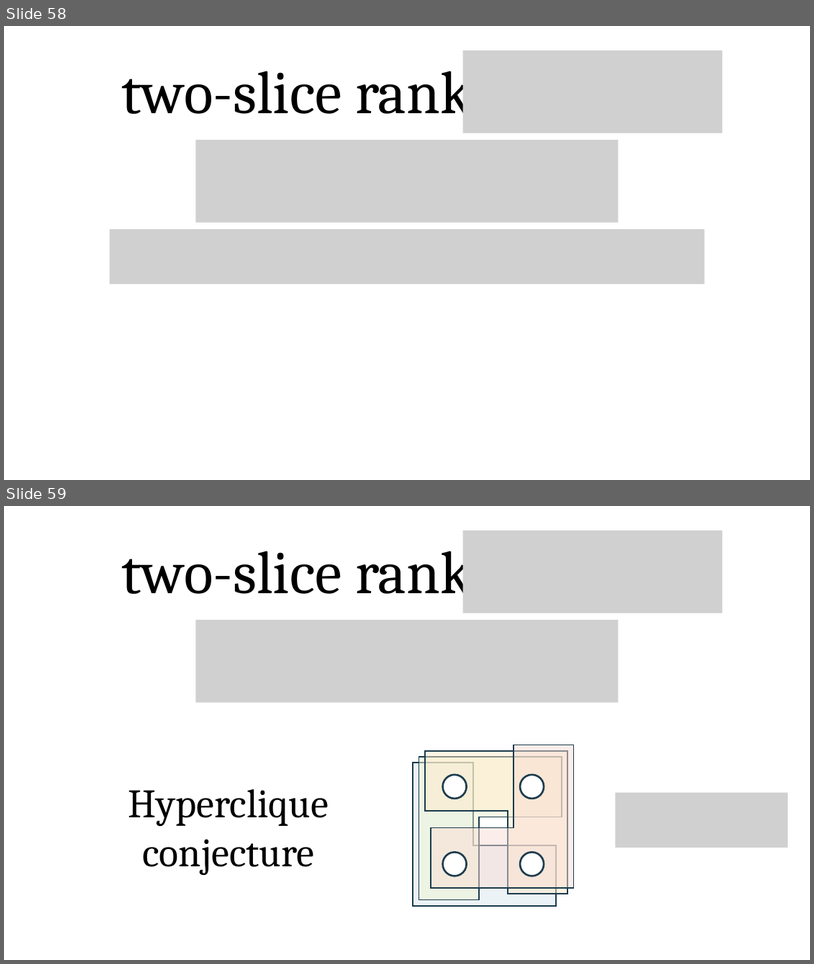
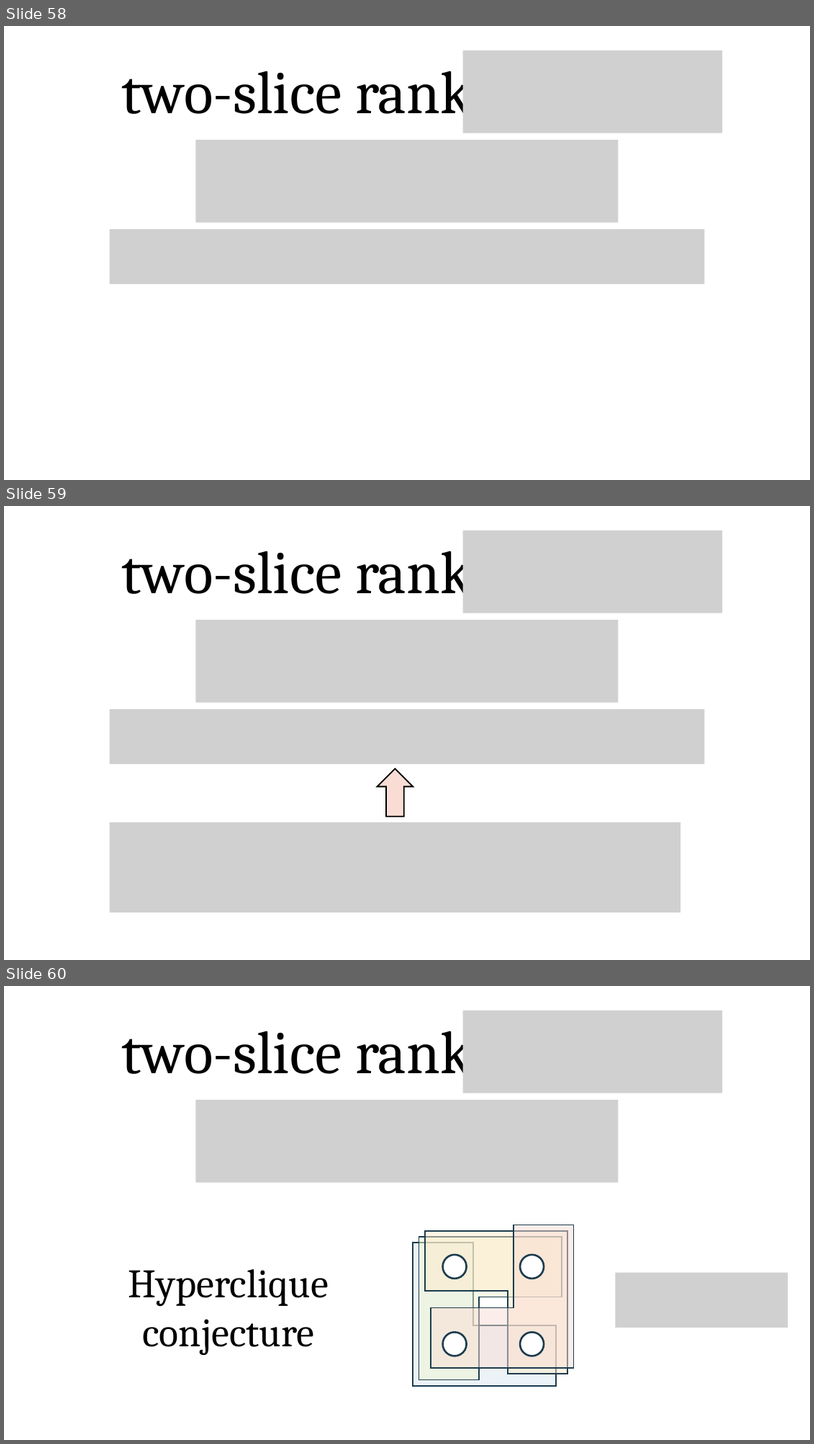
Before and after one commit to pw384/pw384.github.io, a slide deck: assets/slides/two-slice-rank-esa.pptx. Shown one above the other, each under a label of ours: slides 58 and 59 before the commit, slides 58, 59 and 60 after it. The pictures are 814x964 and 814x1444 pixels, drawn with LibreOffice and Linux fonts; fonts in the diff are those of the drawing; grey boxes stand for pictures. Boxes give left, top, right and bottom in pixels: in the first picture for what was removed or moved away, otherwise in the second. Text is boxed around its words. In the diff, an @@ line names an element or a change of style, - is before the commit and + after.

```diff
--- a/assets/slides/two-slice-rank-esa.pptx
+++ b/assets/slides/two-slice-rank-esa.pptx
@@ slide 59 added at bbox=[4, 506, 810, 960], background #FFFFFF @@
@@ text added at bbox=[122, 538, 472, 607], 72 pt, text #000000 @@
+two-slice rank
@@ picture added at bbox=[463, 530, 723, 613] @@
@@ picture added at bbox=[196, 620, 619, 703] @@
@@ picture added at bbox=[110, 709, 705, 764] @@
@@ up arrow added at bbox=[377, 769, 413, 816], fill #F9DDD4, outline #000000 1.5 pt @@
@@ picture added at bbox=[110, 822, 682, 913] @@
@@ what was slide 59 is now slide 60 @@
```
Also in this commit, not shown: 5 slides changed.
